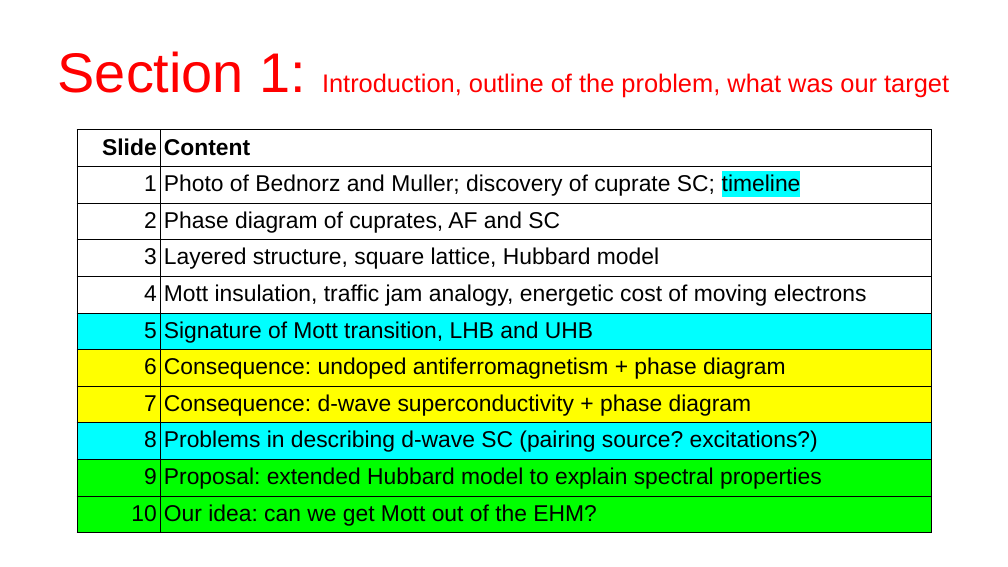
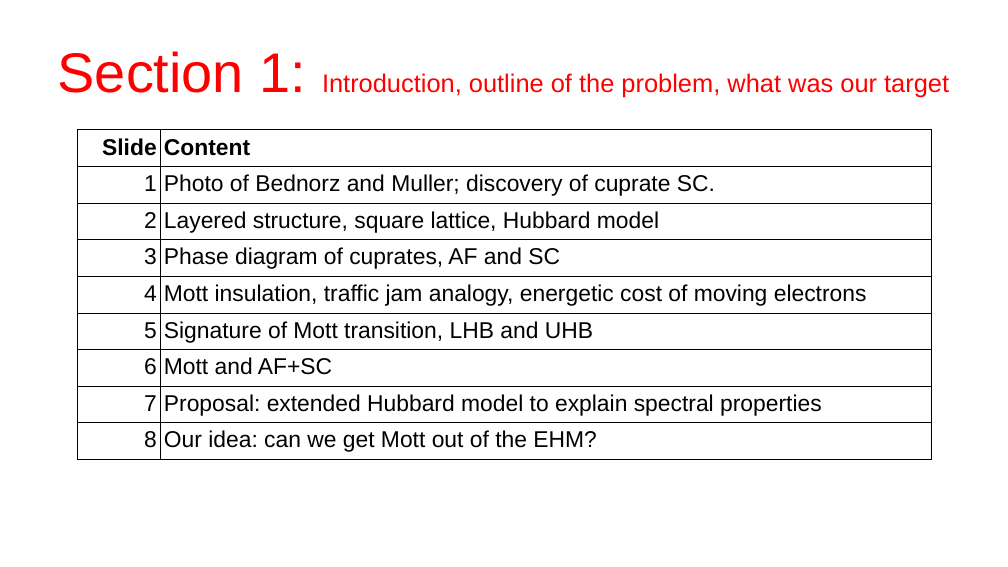
Before and after one commit to nepero27178/EHM-HF, a slide deck: slide 4 of Slides/draft.odp (slide 5 before the commit). Drawn at 1008x567 pixels with LibreOffice and Linux fonts; fonts in the diff are those of the drawing. Boxes give left, top, right and bottom in pixels: in the first picture for what was removed or moved away, otherwise in the second. Text is boxed around its words. In the diff, an @@ line names an element or a change of style, - is before the commit and + after.

```diff
--- a/Slides/draft.odp
+++ b/Slides/draft.odp
@@ table at [77, 130, 931, 456] @@
-row 2, column 2: Photo of Bednorz and Muller; discovery of cuprate SC; timeline
+row 2, column 2: Photo of Bednorz and Muller; discovery of cuprate SC.
-row 3, column 2: Phase diagram of cuprates, AF and SC
+row 3, column 2: Layered structure, square lattice, Hubbard model
-row 4, column 2: Layered structure, square lattice, Hubbard model
+row 4, column 2: Phase diagram of cuprates, AF and SC
-row 7: 6 | Consequence: undoped antiferromagnetism + phase diagram
-row 8: 7 | Consequence: d-wave superconductivity + phase diagram
-row 9: 8 | Problems in describing d-wave SC (pairing source? excitations?)
-row 10: 9 | Proposal: extended Hubbard model to explain spectral properties
-row 11: 10 | Our idea: can we get Mott out of the EHM?
+row 7: 6 | Mott and AF+SC
+row 8: 7 | Proposal: extended Hubbard model to explain spectral properties
+row 9: 8 | Our idea: can we get Mott out of the EHM?
```
Also in this commit, not shown: 3 other slides changed, 1 slide removed, 28 other files.
